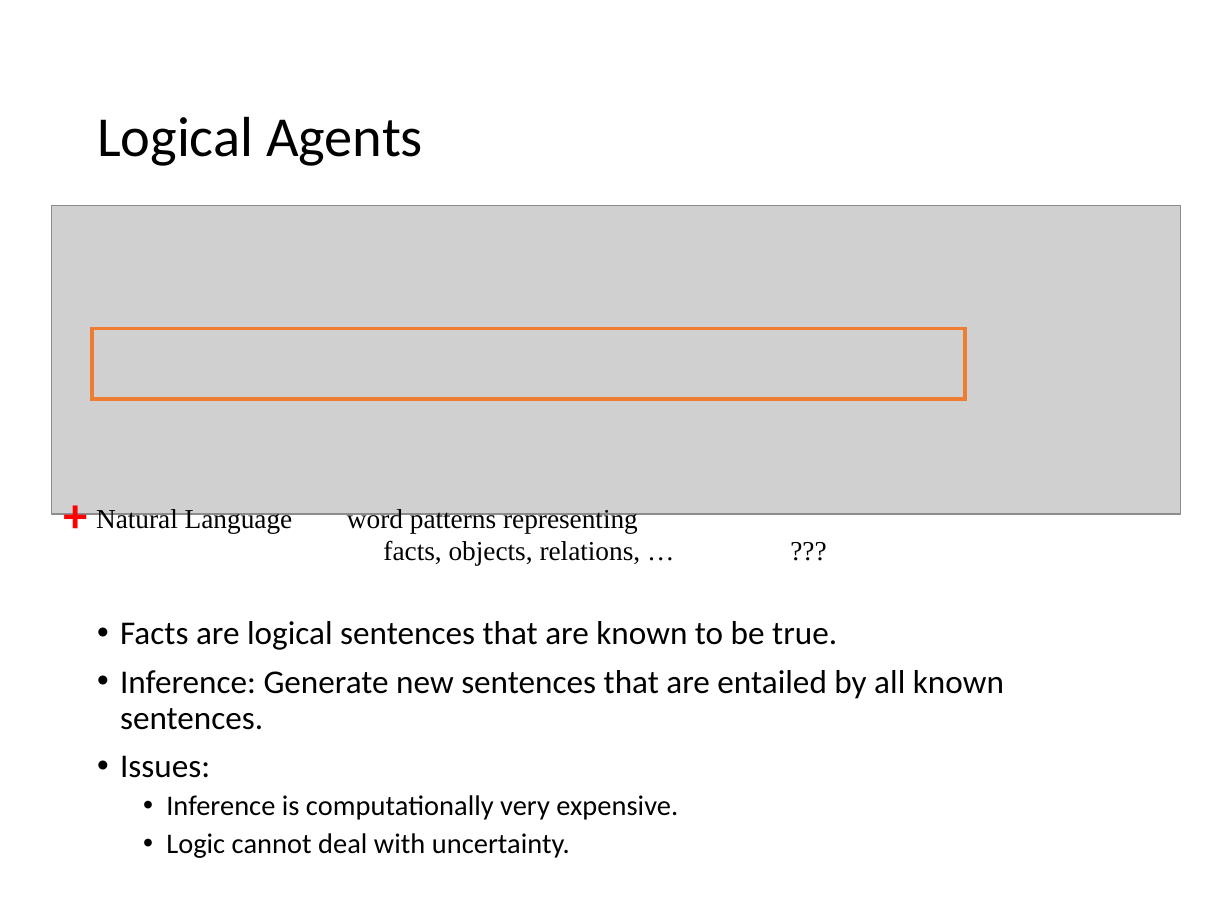
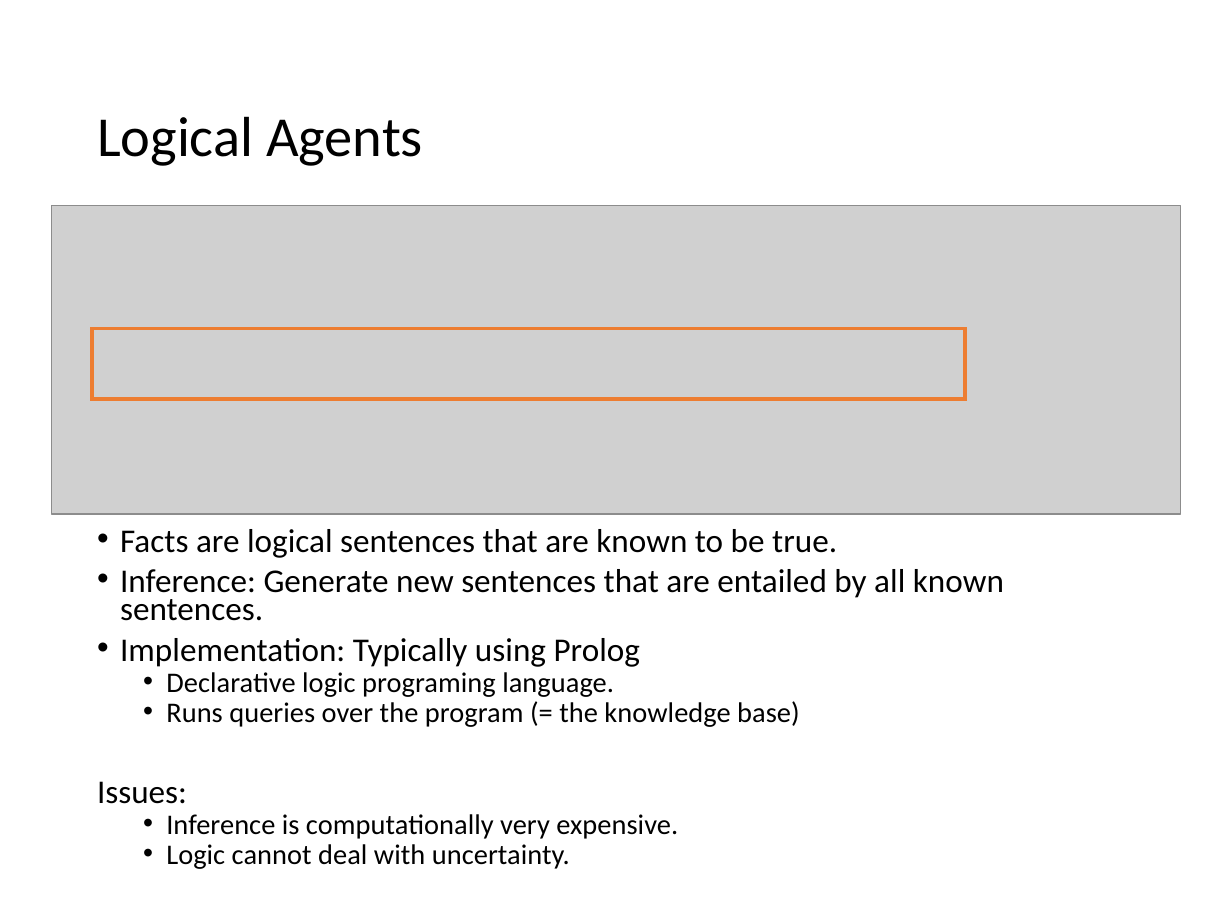
Before and after one commit to mhahsler/CS7320-AI, a slide deck: slide 8 of slides/07_knowledge-based.pptx. Drawn at 1232x924 pixels with LibreOffice and Linux fonts; fonts in the diff are those of the drawing; grey boxes stand for pictures. Boxes give left, top, right and bottom in pixels: in the first picture for what was removed or moved away, otherwise in the second. Text is boxed around its words. In the diff, an @@ line names an element or a change of style, - is before the commit and + after.

```diff
--- a/slides/07_knowledge-based.pptx
+++ b/slides/07_knowledge-based.pptx
@@ text removed at (52, 479, 92, 549) @@
-+
@@ text removed at (96, 509, 641, 566) @@
-Natural Language word patterns representing
-facts, objects, relations, … ???
@@ text "Facts are logical sentences that ...": place and size @@
-text "Facts are logical sentences that ..." at (120, 621, 1004, 858)
+text "Facts are logical sentences that ..." at (97, 529, 1004, 869)
@@ text at (97, 529, 1004, 869): line spacing 0.9 to 0.7; bullet • to none @@
@@ text at (120, 638, 800, 727): paragraphs added @@
+• Implementation: Typically using Prolog
+  • Declarative logic programing language.
+  • Runs queries over the program (= the knowledge base)
```
Also in this commit, not shown: 3 other slides changed, 1 other file.
